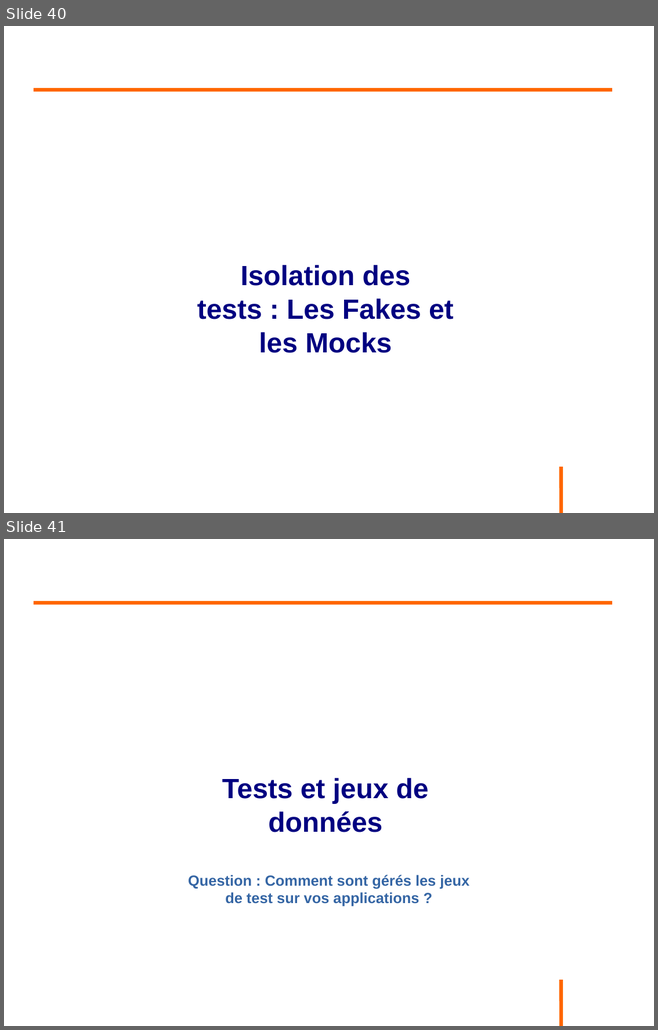
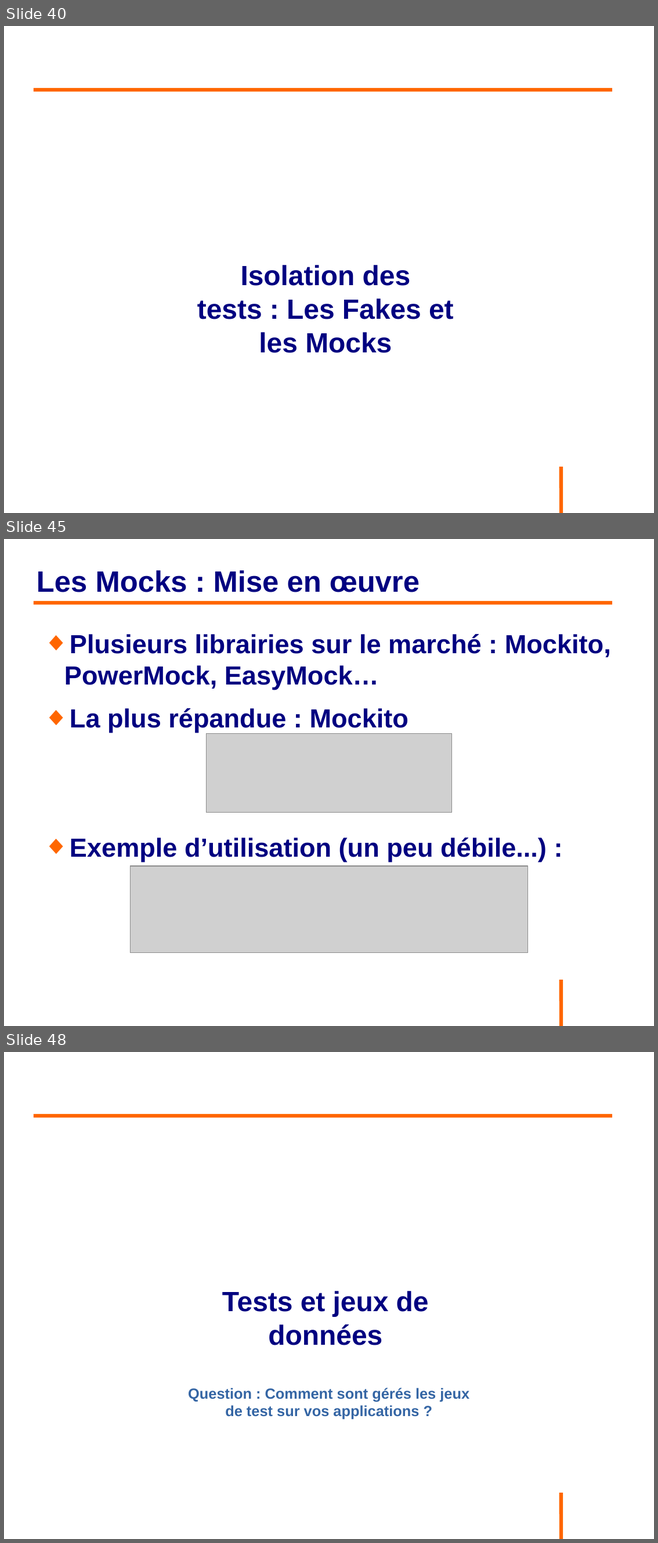
Before and after one commit to philphils/tests-unitaires-et-moins-unitaires, a slide deck: tests-unitaires-cours/nouveauDiapo/diapo_tests_unitaires.odp. Shown one above the other, each under a label of ours: slides 40 and 41 before the commit, slides 40, 45 and 48 after it; the slides between them are not shown. The pictures are 658x1030 and 658x1543 pixels, drawn with LibreOffice and Linux fonts; fonts in the diff are those of the drawing; grey boxes stand for pictures; background and template pictures are left out. Boxes give left, top, right and bottom in pixels: in the first picture for what was removed or moved away, otherwise in the second. Text is boxed around its words. In the diff, an @@ line names an element or a change of style, - is before the commit and + after.

Commit message:
Diapo partie fake mock

```diff
--- a/tests-unitaires-cours/nouveauDiapo/diapo_tests_unitaires.odp
+++ b/tests-unitaires-cours/nouveauDiapo/diapo_tests_unitaires.odp
@@ slide 45 added at [4,539,654,1026], background #FFFFFF; not listed: 1 template element that a slide beside it also shows @@
@@ title added at [36,570,419,592], 36 pt, text #000080, bold @@
+Les Mocks : Mise en œuvre
@@ line added from (34, 603) to (612, 603), #FF6600 4.54 pt @@
@@ text added at [64,634,611,861], 32 pt, text #000080, bold @@
+◆ Plusieurs librairies sur le marché : Mockito, PowerMock, EasyMock…
+◆ La plus répandue : Mockito
+◆ Exemple d’utilisation (un peu débile...) :
@@ picture added at [206,734,452,813] @@
@@ picture added at [130,866,528,953] @@
@@ what was slide 41 is now slide 48 @@
```
Also in this commit, not shown: 6 other slides added.
